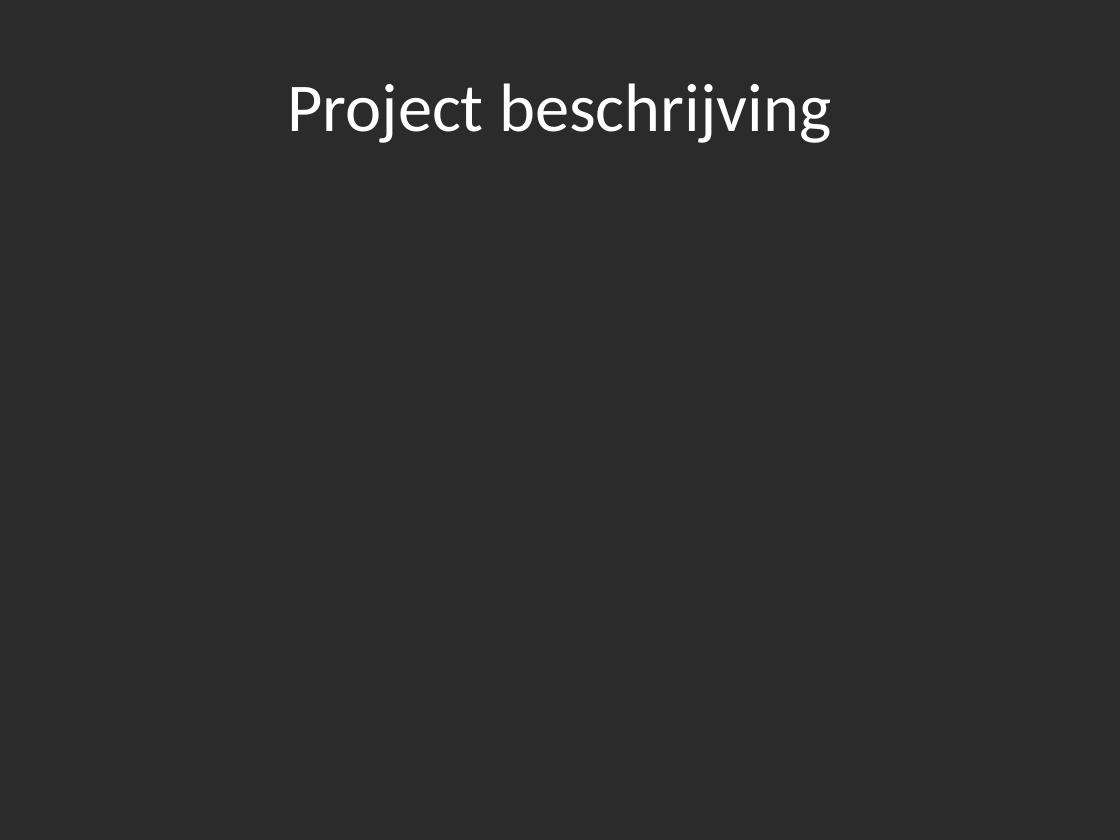
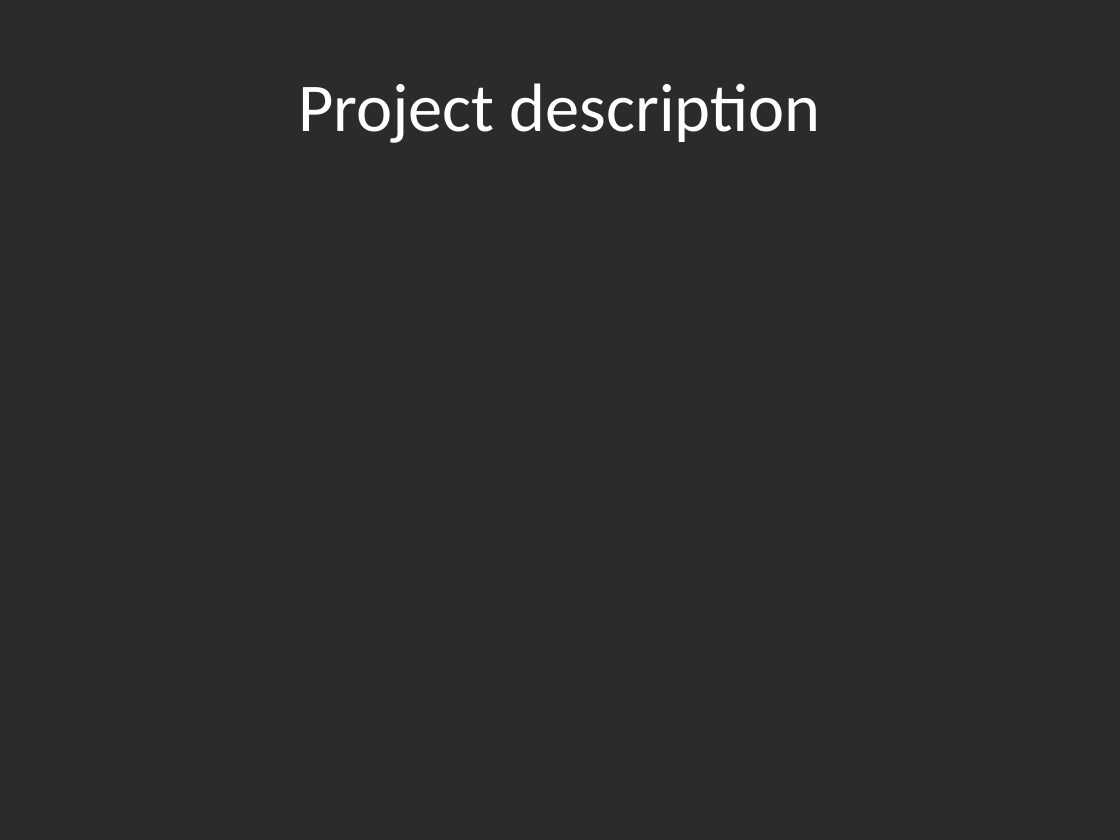
Before and after one commit to FelixAkk/synthbio, a slide deck: slide 3 of Presentation/Zelula.pptx. Drawn at 1120x840 pixels with LibreOffice and Linux fonts; fonts in the diff are those of the drawing; background and template pictures are left out; a plain dark background stands for a picture behind light text. Boxes give left, top, right and bottom in pixels: in the first picture for what was removed or moved away, otherwise in the second. Text is boxed around its words. In the diff, an @@ line names an element or a change of style, - is before the commit and + after.

```diff
--- a/Presentation/Zelula.pptx
+++ b/Presentation/Zelula.pptx
@@ title at <box>298,83,821,143</box>: text changed @@
-Project beschrijving
+Project description
```
Also in this commit, not shown: 2 other slides changed, 3 slides added, 3 slides removed, 2 other files.
